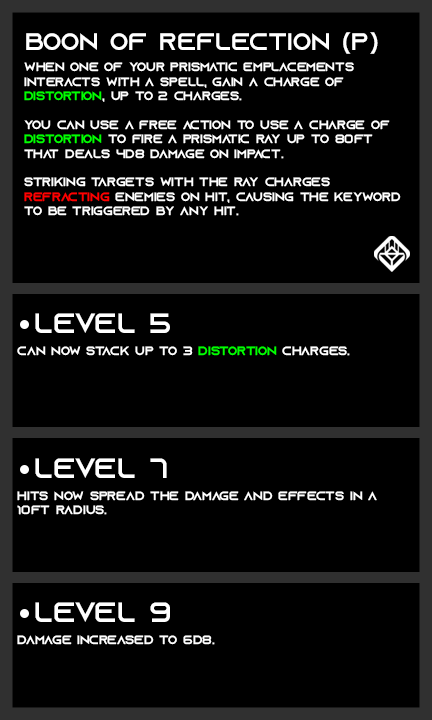
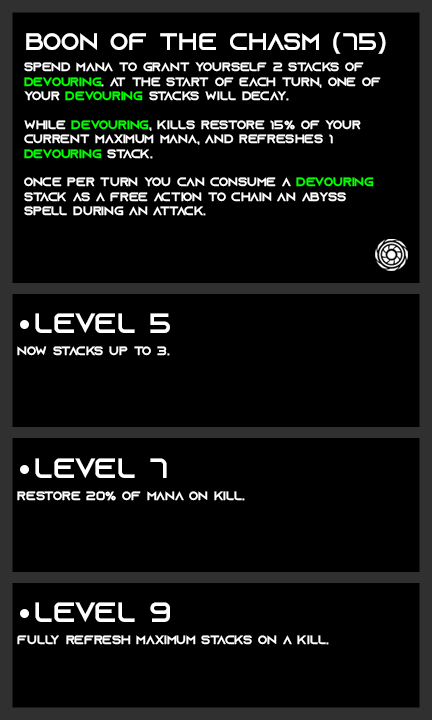
Layered file, before and after one edit (432x720). Changes by layer:
painted on "Name" over left=160, top=32, right=386, bottom=54
painted on "Description" (2nd of 2, in "Description") over left=24, top=62, right=401, bottom=216
hid "prism" over left=374, top=236, right=410, bottom=272
showed "abyss" over left=375, top=239, right=408, bottom=271
renamed "can now stack up to 3 distortion charges." to "now stacks up to 3.", painted on it over left=17, top=346, right=350, bottom=356
renamed "hits now spread the damage and effects in a 10ft radius." to "restore 20% of mana on kill.", painted on it over left=17, top=491, right=377, bottom=515
renamed "damage increased to 6d8." to "fully refresh maximum stacks on a kill.", painted on it over left=17, top=635, right=329, bottom=645